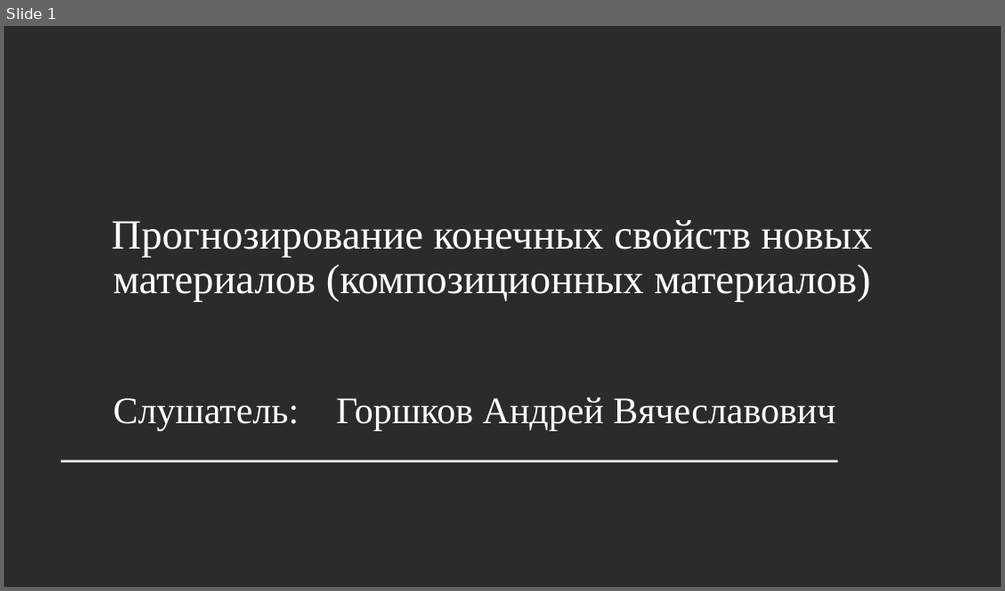
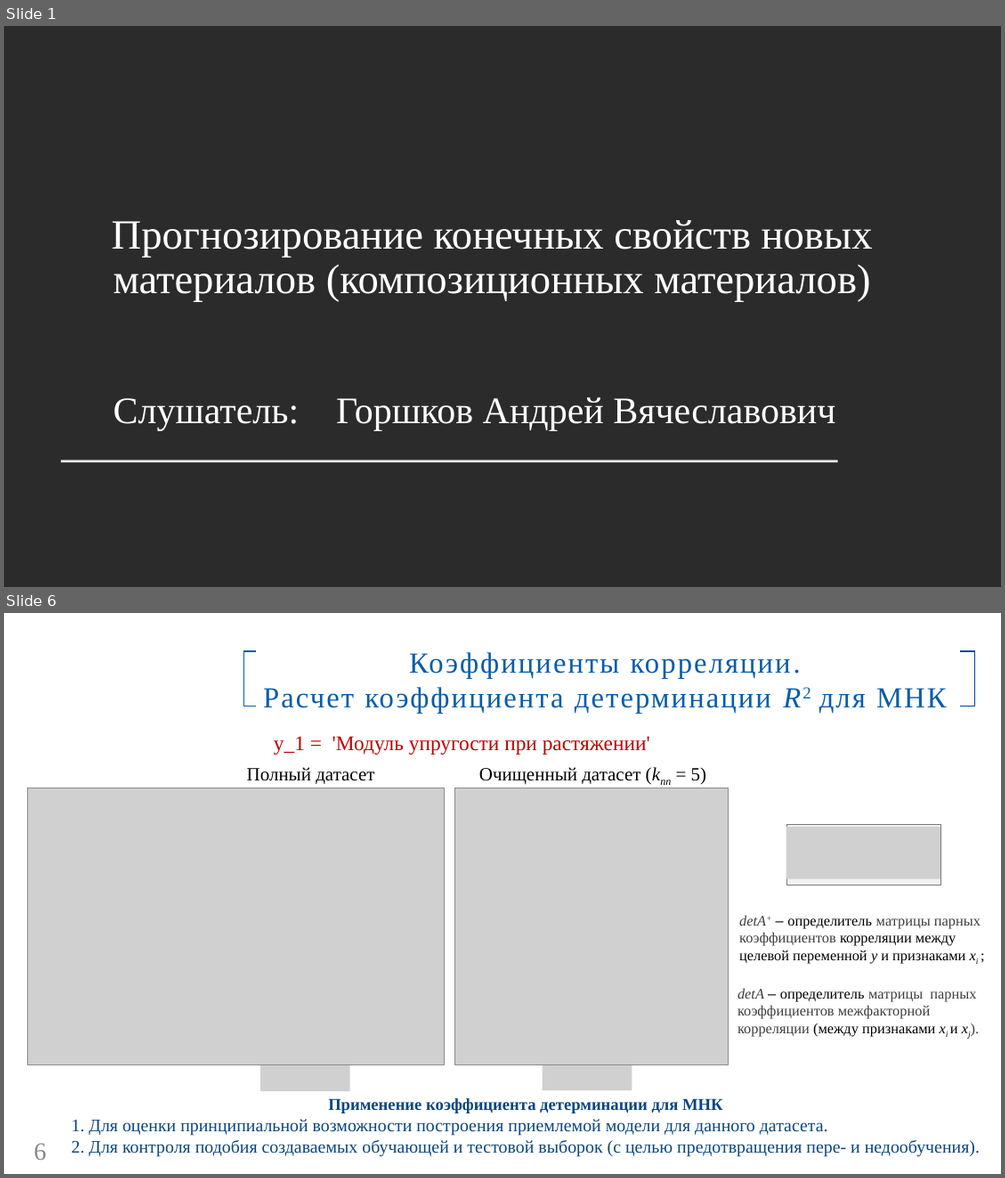
Before and after one commit to GorshkovAndrey/BMSTU, a slide deck: Для защиты ВКР/Презентация ВКР. Горшков А. В..pptx. Shown one above the other, each under a label of ours: slide 1 before the commit, slides 1 and 6 after it; the slides between them are not shown. The pictures are 1005x591 and 1005x1178 pixels, drawn with LibreOffice and Linux fonts; fonts in the diff are those of the drawing; grey boxes stand for pictures; background and template pictures are left out; a plain dark background stands for a picture behind light text. Boxes give left, top, right and bottom in pixels: in the first picture for what was removed or moved away, otherwise in the second. Text is boxed around its words. In the diff, an @@ line names an element or a change of style, - is before the commit and + after.

```diff
--- a/Для защиты ВКР/Презентация ВКР. Горшков А. В..pptx
+++ b/Для защиты ВКР/Презентация ВКР. Горшков А. В..pptx
@@ slide 6 added at [4,613,1001,1174], background #FFFFFF @@
@@ rectangle added at [224,651,995,706], fill #FFFFFF, outline #FFFFFF 2 pt, 28 pt, text #065CAB @@
+Коэффициенты корреляции.
+Расчет коэффициента детерминации R2 для МНК
@@ freeform shape added at [244,651,256,706], outline #065CAB 1.3 pt @@
@@ freeform shape added at [961,651,975,706], outline #0046A2 1.3 pt @@
@@ text added at [274,736,650,755], 20 pt, text #C00000 @@
+y_1 = 'Модуль упругости при растяжении'
@@ text added at [247,767,374,784], 18 pt, text #000000 @@
+Полный датасет
@@ text added at [479,767,706,785], 18 pt, text #000000 @@
+Очищенный датасет (knn = 5)
@@ picture added at [27,788,444,1064] @@
@@ picture added at [455,788,728,1064] @@
@@ rectangle added at [787,824,941,884], fill #F2F2F2, outline #7A7A7A 0.25 pt @@
@@ picture added at [786,827,940,879] @@
@@ text added at [739,915,980,964], 14 pt, text #000000 @@
+detА+ – определитель матрицы парных коэффициентов корреляции между целевой переменной y и признаками xi ;
@@ text added at [737,988,976,1037], 14 pt, text #3D3D3D @@
+detА – определитель матрицы парных коэффициентов межфакторной корреляции (между признаками xi и xj).
@@ picture added at [260,1063,350,1091] @@
@@ picture added at [542,1062,632,1090] @@
@@ text added at [72,1098,979,1157], 17 pt, text #0B4680 @@
+Применение коэффициента детерминации для МНК
+1. Для оценки принципиальной возможности построения приемлемой модели для данного датасета.
+2. Для контроля подобия создаваемых обучающей и тестовой выборок (с целью предотвращения пере- и недообучения).
@@ page number added at [34,1143,47,1159], 24 pt, text #898989 @@
+6
```
Also in this commit, not shown: 7 slides changed, 1 other slide added.
